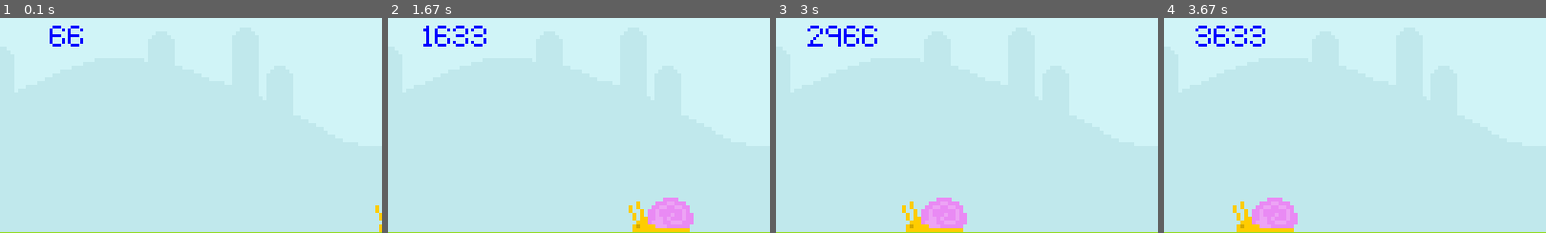
Above: before the commit, frames 1-4 (left to right).
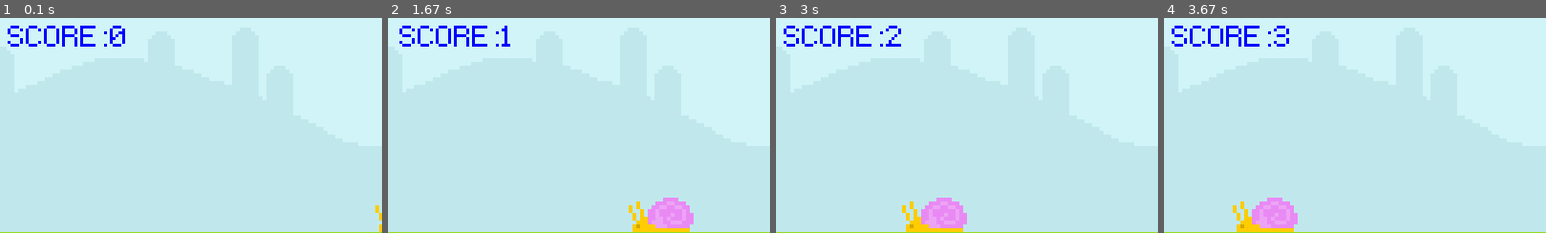
Above: after the commit, the same moments.

Repository: roshanba/pygamebasic
Game: pygame game, started from main.py
Two runs of this game, one before a commit and one after it. Both use one fixed random seed, a clock stepped at 60 frames per second and the inputs below.
Inputs:
- Up to frame 1 (0.1 s): no input
- Up to frame 2 (1.67 s): tap Space at 0.33, 0.73, 1.03 s
- Up to frame 3 (3 s): tap Space at 2.07, 2.37, 2.97 s
- Up to frame 4 (3.67 s): tap Space at 3.27 s
The pictures show only the part of the screen within x 41-91%, y 17-67%; the shares and areas given below are measured in that part.

The runs differ from the first frame. In frame 1, 1.1% of the frame differs, in the area x 2-33%, y 3-14%; in frame 2, 0.8%; in frame 3, 1.1%; in frame 4, 1.1%.

Commit message:
score menu started

Diff:
--- a/main.py
+++ b/main.py
@@ -1,5 +1,25 @@
 import pygame
 import sys
+
+def currentScore():
+    currentTime=int((pygame.time.get_ticks()-startTime)/1000)
+    return currentTime
+
+def displayScore():
+    currentTime=currentScore()
+    scoreSur=testFont.render(f'SCORE:{currentTime}',False,'Blue')
+    screen.blit(scoreSur,scoreSur.get_rect(center=(400,100)))
+
+
+def scoreMenu():
+    screen.fill((137, 207, 240))
+    screen.blit(textPixelRunnerSurf,textPixelRunnerRect)
+    textScoreSurf=textFont.render(f'SCORE:{str(score)}',False,'Black')
+    textScoreRect=textScoreSurf.get_rect(midbottom=(400,300))
+    screen.blit(textScoreSurf,textScoreRect)
+    screen.blit(textplayAgainSurf,textPlayAgainRect)
+
+
 
 pygame.init()
 screen=pygame.display.set_mode((800,450))
@@ -7,21 +27,20 @@
 clock=pygame.time.Clock()
 testFont=pygame.font.Font('font/Pixeltype.ttf' ,50)
 
-def displayScore():
-    currentTime=pygame.time.get_ticks()
-    scoreSur=testFont.render(f'{currentTime}',False,'Blue')
-    screen.blit(scoreSur,scoreSur.get_rect(center=(400,100)))
-
 gameActive=True
-
+startTime=0
+score=0
 
 textSurf=testFont.render('Score',False,'Black')
 textRect=textSurf.get_rect(center=(400,40))
 
-text_playAgain_font=pygame.font.Font('font/Pixeltype.ttf' ,50)
-text_playAgain_surface=text_playAgain_font.render('Play Agaiin',False,'Black')
-text_PlayAgain_rect=text_playAgain_surface.get_rect(center=(400,100))
+textFont=pygame.font.Font('font/Pixeltype.ttf' ,50)
 
+textplayAgainSurf=textFont.render('Press Space to Play Again',False,'Black')
+textPlayAgainRect=textplayAgainSurf.get_rect(midbottom=(400,430))
+
+textPixelRunnerSurf=textFont.render('Pixel Runner',False,'Black')
+textPixelRunnerRect=textPixelRunnerSurf.get_rect(midtop=(400,100))
 
 sky_surface=pygame.image.load('graphics/sky.png').convert()
 ground_surface=pygame.image.load('graphics/ground.png').convert()
@@ -34,10 +53,11 @@
 
 time_per_frame=8690 #for 30fps
 player_gravity=0
+
 while True:
     for event in pygame.event.get():
-
         if event.type==pygame.QUIT:
+            startTime=pygame.time.get_ticks()
             pygame.quit()
             sys.exit()
         if gameActive:
@@ -50,10 +70,11 @@
                     print('space wes clicked !! ')
                     player_gravity=-20
         else :
-            if event.type==pygame.MOUSEBUTTONDOWN and text_PlayAgain_rect.collidepoint(event.pos) :
+            if event.type==pygame.MOUSEBUTTONDOWN and textPlayAgainRect.collidepoint(event.pos) :
                 gameActive=True
             elif event.type==pygame.KEYDOWN and event.key==pygame.K_SPACE:
                 gameActive=True
+            startTime=pygame.time.get_ticks()
 
 
     if gameActive:
@@ -62,7 +83,7 @@
         pygame.draw.rect(screen,'Red',textRect,5)
 
         screen.blit(textSurf,textRect)
-        displayScore()
+
         screen.blit(ground_surface,(0,300))
         screen.blit(snail_surface,snail_rect)
 
@@ -80,12 +101,13 @@
             snail_rect.x=800
 
         if snail_rect.colliderect(player_rect):
+            score=currentScore()
             gameActive=False
             snail_rect.x=800
 
     else:
-        screen.fill('Yellow')
-        screen.blit(text_playAgain_surface,text_PlayAgain_rect)
+        scoreMenu()
+
 
     pygame.display.update()
     clock.tick(30)
